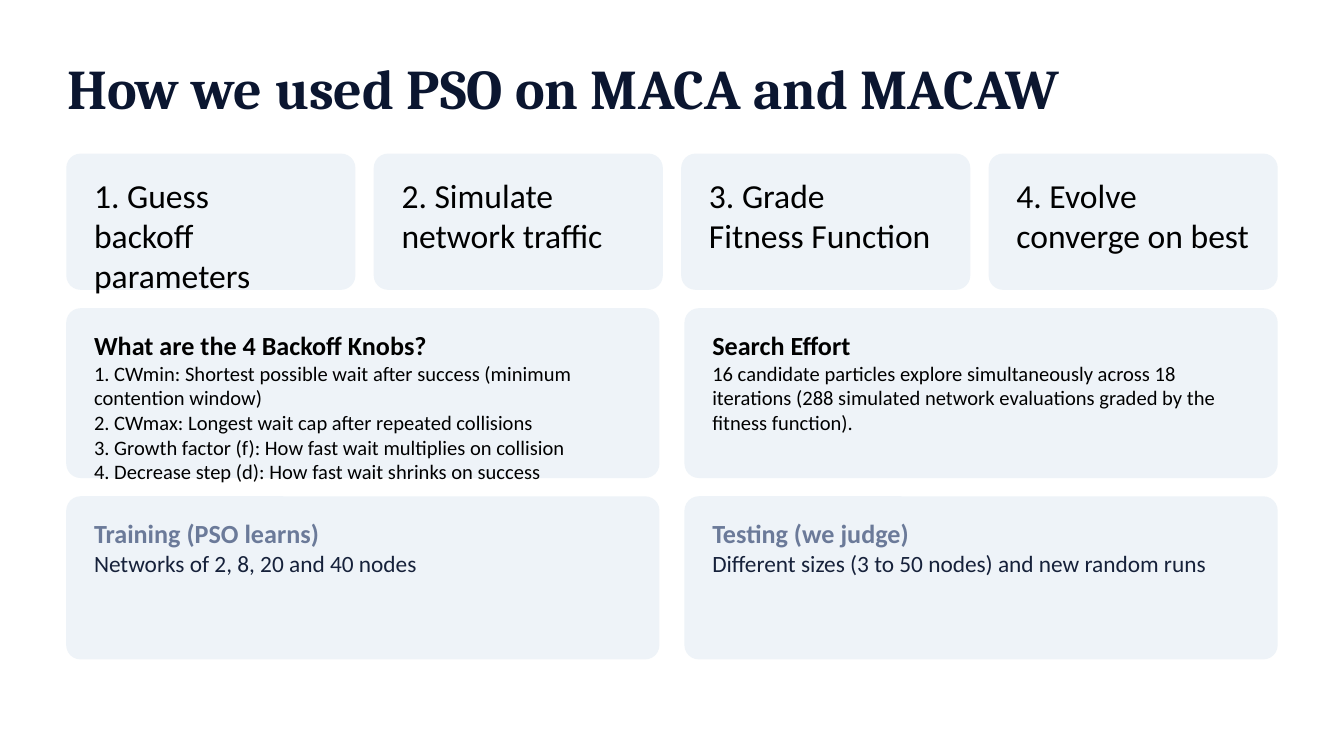
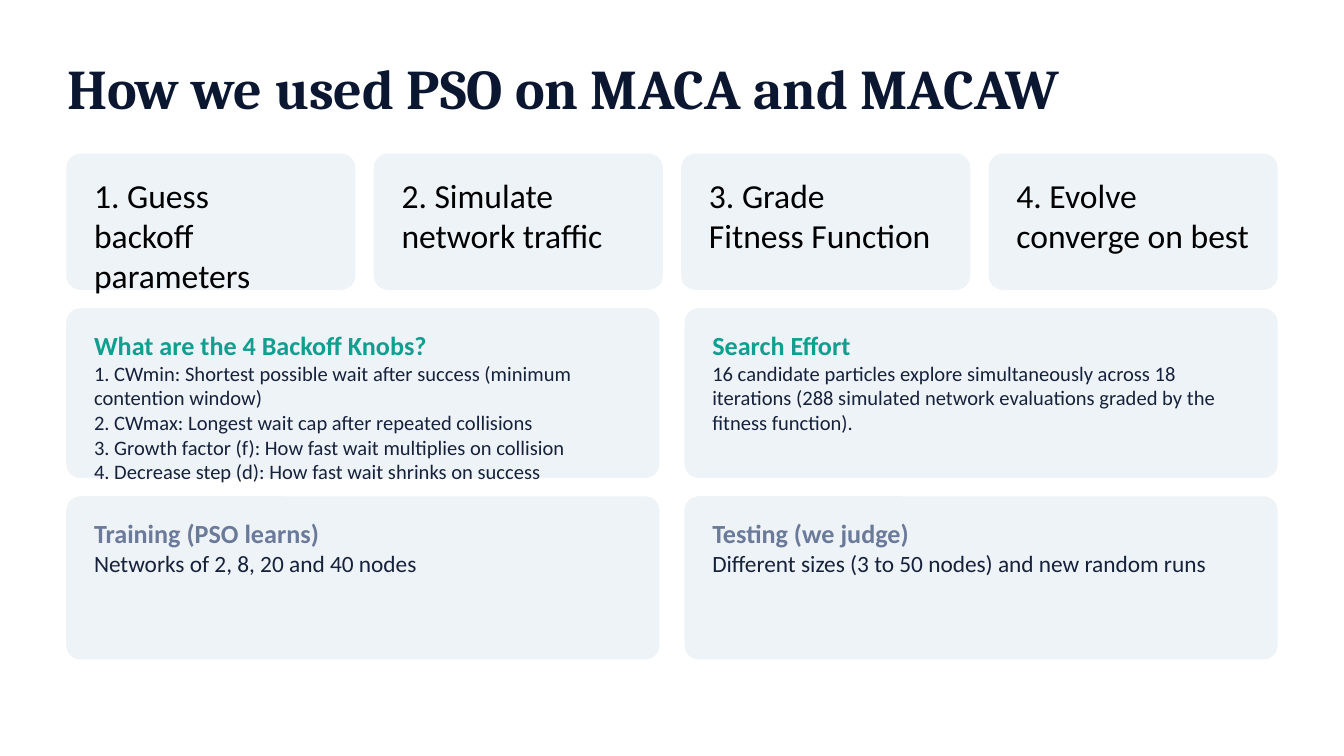
Before and after one commit to JayH25/NDO---MACA-MACAw-with-PSO-optimization, a slide deck: slide 7 of NDO_final.pptx. Drawn at 1344x756 pixels with LibreOffice and Linux fonts; fonts in the diff are those of the drawing. Boxes give left, top, right and bottom in pixels: in the first picture for what was removed or moved away, otherwise in the second. Text is boxed around its words. In the diff, an @@ line names an element or a change of style, - is before the commit and + after.

```diff
--- a/NDO_final.pptx
+++ b/NDO_final.pptx
@@ text "What are the 4 Backoff ..." at (94, 336, 571, 483): text colour #000000 to #0E9F8E in "What are the 4 Backoff Knobs?"; text colour #000000 to #16213A in "1. CWmin: Shortest possible wait after success ...", "2. CWmax: Longest wait cap after repeated ...", "3. Growth factor (f): How fast wait ...", "4. Decrease step (d): How fast wait ..." @@
@@ text "Search Effort" at (712, 336, 1215, 433): text colour #000000 to #0E9F8E in "Search Effort"; text colour #000000 to #16213A @@
```
Also in this commit, not shown: 5 other slides changed, 1 other file.
